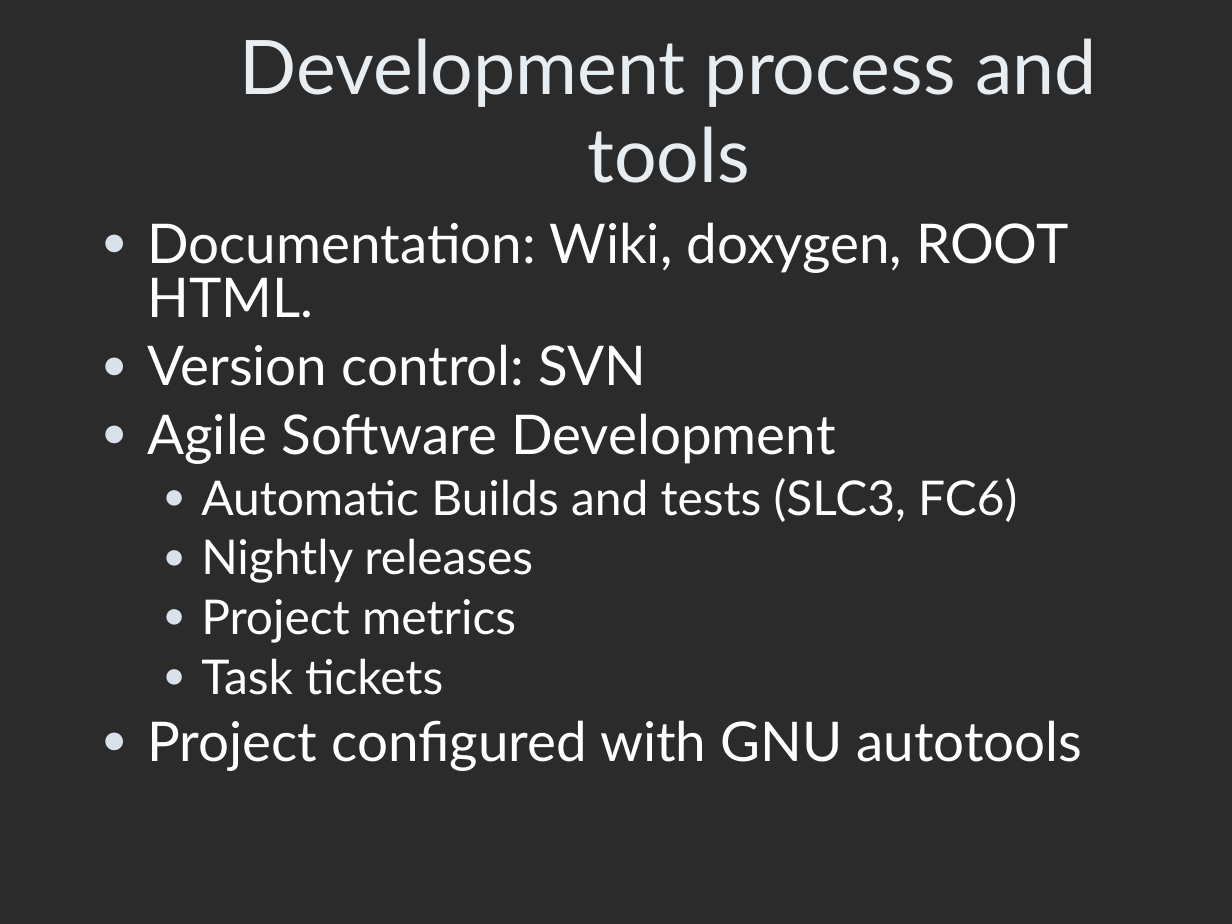
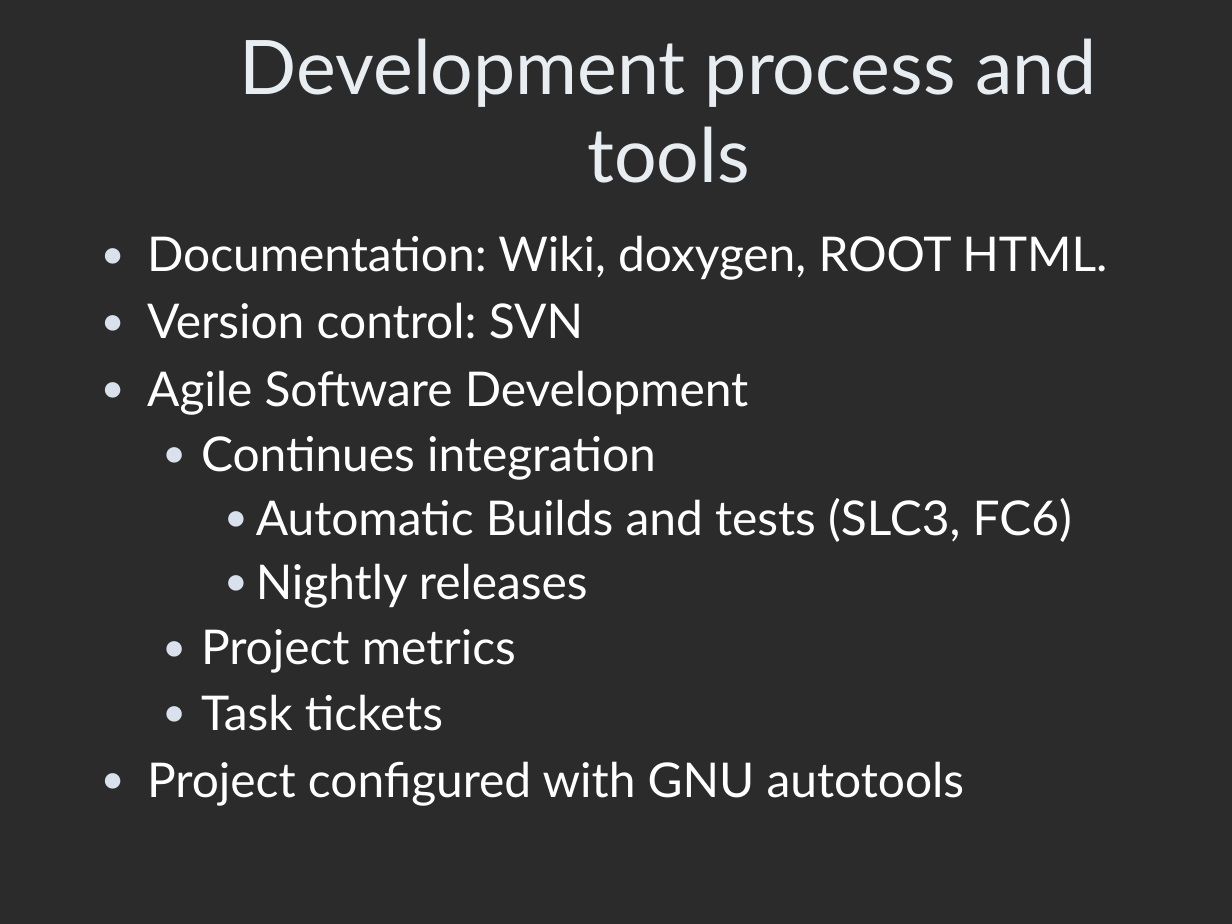
Before and after one commit to AnarManafov/PoDDocumentation, a slide deck: slide 7 of HEPCG-Workshops/2007-Jun/HEPCG-Workshops-2007-Jun(GSI).ppt. Drawn at 1232x924 pixels with LibreOffice and Linux fonts; fonts in the diff are those of the drawing; background and template pictures are left out; a plain dark background stands for a picture behind light text. Boxes give left, top, right and bottom in pixels: in the first picture for what was removed or moved away, otherwise in the second. Text is boxed around its words. In the diff, an @@ line names an element or a change of style, - is before the commit and + after.

```diff
--- a/HEPCG-Workshops/2007-Jun/HEPCG-Workshops-2007-Jun(GSI).ppt
+++ b/HEPCG-Workshops/2007-Jun/HEPCG-Workshops-2007-Jun(GSI).ppt
@@ text "Documentation: Wiki, doxygen, ROOT HTML.": place and size @@
-text "Documentation: Wiki, doxygen, ROOT HTML." at <box>147,222,1083,771</box>
+text "Documentation: Wiki, doxygen, ROOT HTML." at <box>147,235,1107,806</box>
@@ text at <box>147,235,1107,806</box>: size 32 to 28 pt in "Documentation: Wiki, doxygen, ROOT HTML.", "Version control: SVN", "Agile Software Development", "Project configured with GNU autotools"; line spacing 0.83 to 0.93; list level 2 to 3 in "Automatic Builds and tests (SLC3, ..."; list level 2 to 3 in "Nightly releases" @@
@@ text at <box>201,436,656,480</box>: paragraph added @@
+  ● Continues integration
```
Also in this commit, not shown: 3 other slides changed, 1 other file.
